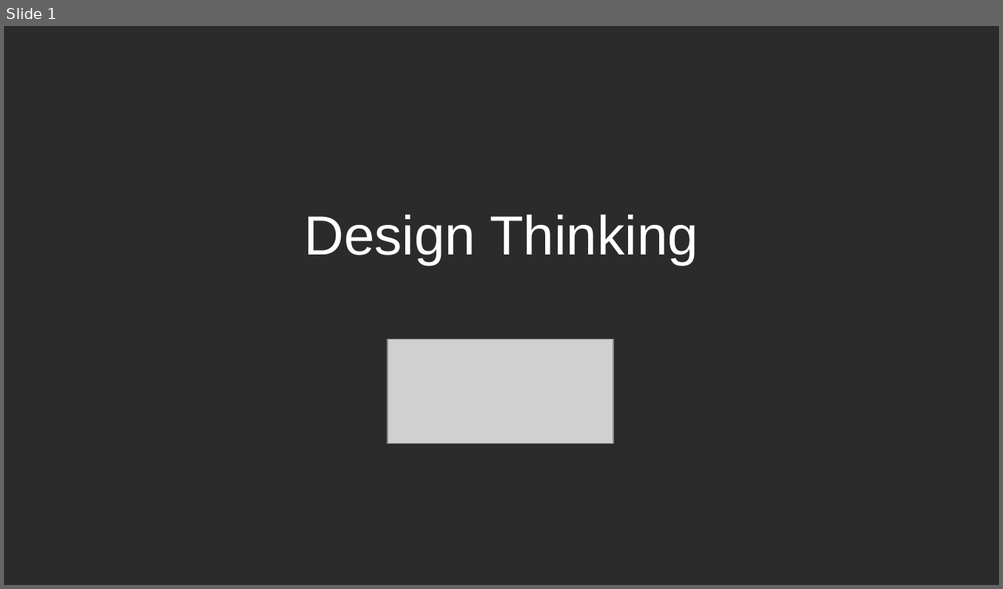
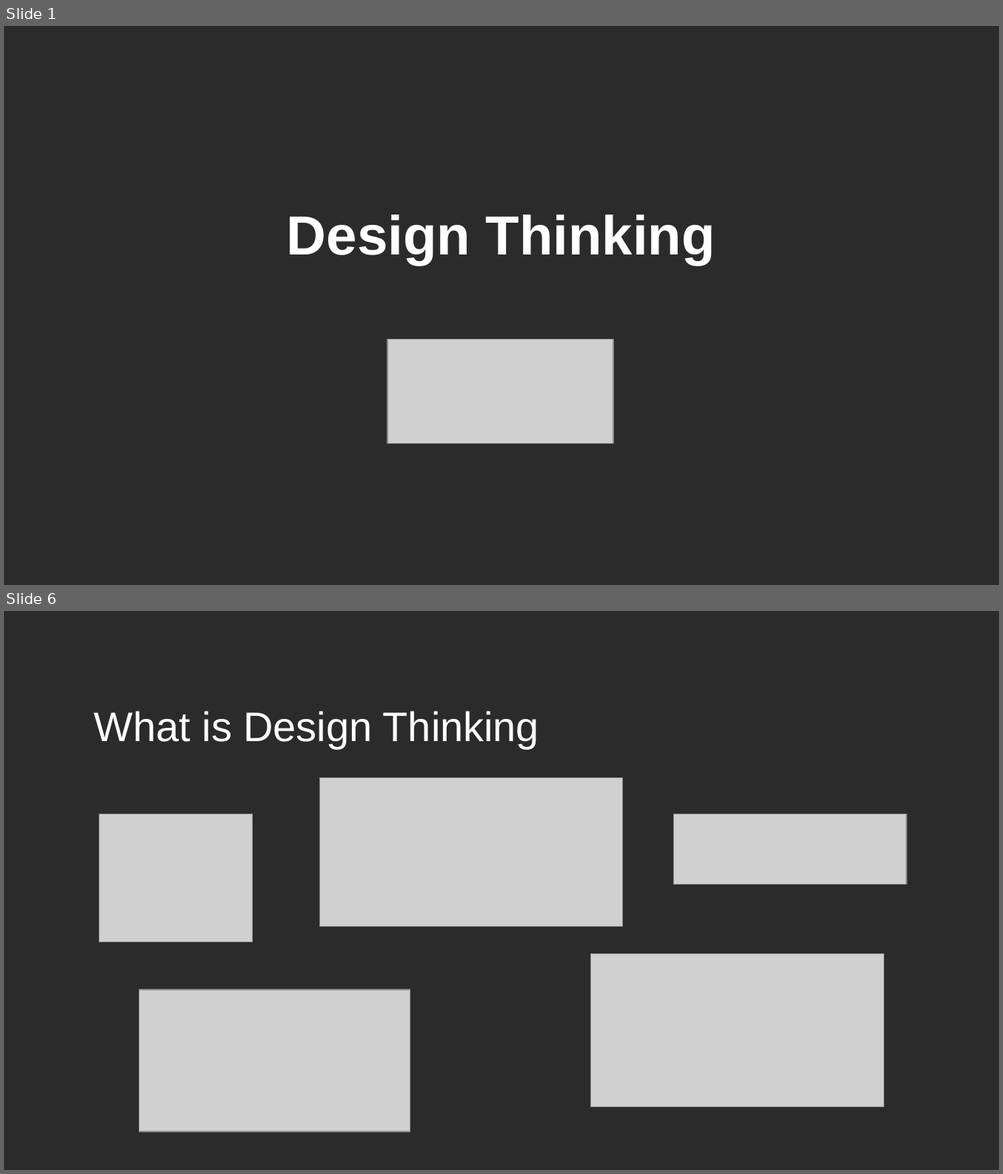
Before and after one commit to jejaksaid/course-flc, a slide deck: design thinking/slide.odp. Shown one above the other, each under a label of ours: slide 1 before the commit, slides 1 and 6 after it; the slides between them are not shown. The pictures are 1003x589 and 1003x1174 pixels, drawn with LibreOffice and Linux fonts; fonts in the diff are those of the drawing; grey boxes stand for pictures; background and template pictures are left out; a plain dark background stands for a picture behind light text. Boxes give left, top, right and bottom in pixels: in the first picture for what was removed or moved away, otherwise in the second. Text is boxed around its words. In the diff, an @@ line names an element or a change of style, - is before the commit and + after.

Commit message:
edited design thinking

```diff
--- a/design thinking/slide.odp
+++ b/design thinking/slide.odp
@@ slide 6 added at <box>4,611,999,1170</box>, background picture (left out) @@
@@ title added at <box>94,711,539,749</box>, 33 pt, text #FFFFFF @@
+What is Design Thinking
@@ picture added at <box>320,778,622,927</box> @@
@@ picture added at <box>99,814,252,943</box> @@
@@ picture added at <box>674,814,907,885</box> @@
@@ picture added at <box>591,954,884,1108</box> @@
@@ picture added at <box>139,990,410,1133</box> @@
@@ slide 1 changed as well @@
@@ title "Design Thinking" at <box>287,215,715,265</box>: bold on @@
```
Also in this commit, not shown: 7 other slides added, 5 slides removed, 2 other files.
